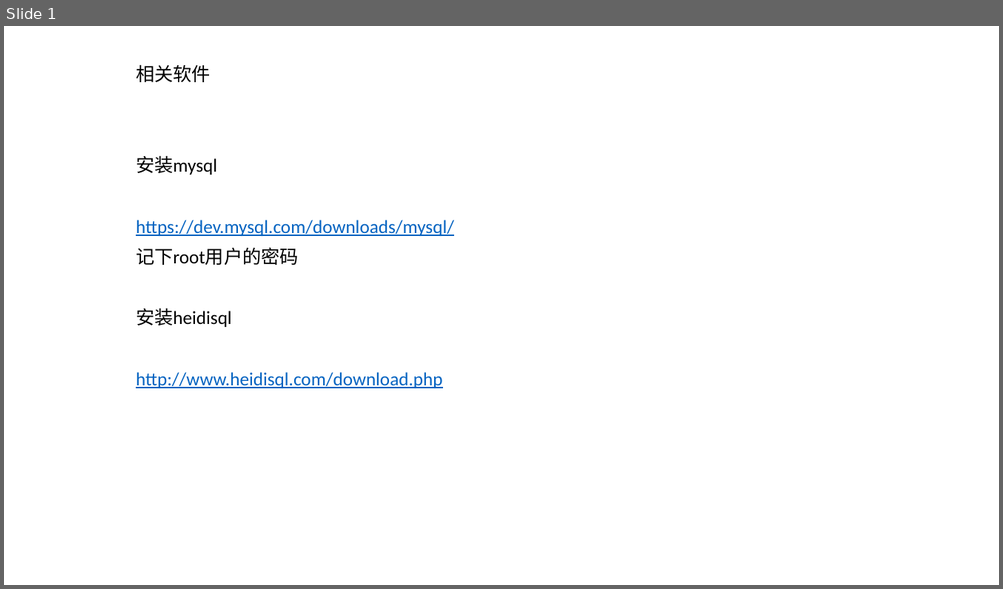
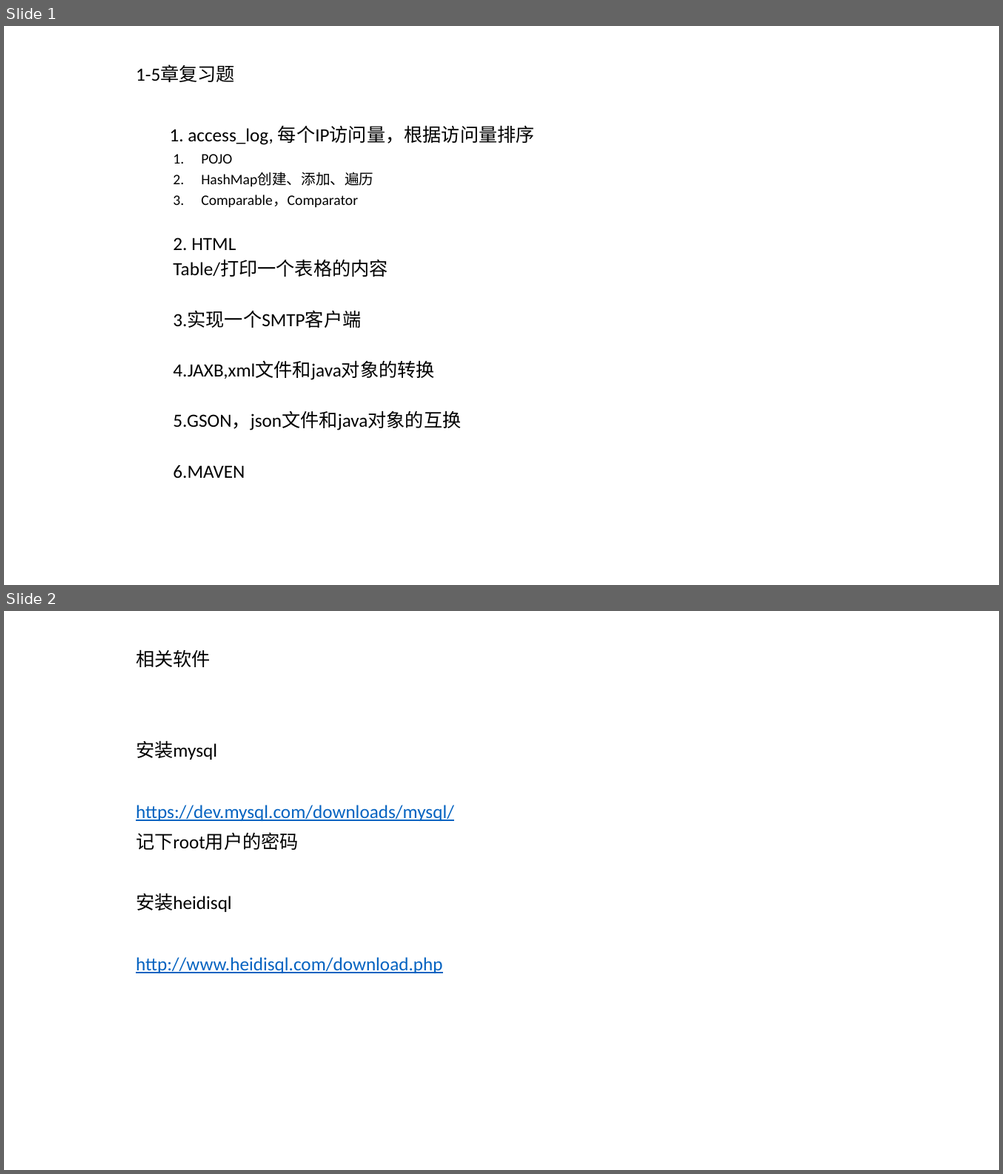
Before and after one commit to qianjinpeixun/RestSample, a slide deck: RestSample/java-docs/java2a/java-advance-section-6-database.pptx. Shown one above the other, each under a label of ours: slide 1 before the commit, slides 1 and 2 after it. The pictures are 1003x589 and 1003x1174 pixels, drawn with LibreOffice and Linux fonts; fonts in the diff are those of the drawing. Boxes give left, top, right and bottom in pixels: in the first picture for what was removed or moved away, otherwise in the second. Text is boxed around its words. In the diff, an @@ line names an element or a change of style, - is before the commit and + after.

```diff
--- a/RestSample/java-docs/java2a/java-advance-section-6-database.pptx
+++ b/RestSample/java-docs/java2a/java-advance-section-6-database.pptx
@@ slide 1 added at (4, 26, 999, 585), background #FFFFFF @@
@@ subtitle added at (136, 65, 535, 479), 18 pt, text #000000 @@
+1-5章复习题
+1. access_log, 每个IP访问量，根据访问量排序
+  1. POJO
+  2. HashMap创建、添加、遍历
+  3. Comparable，Comparator
+  2. HTML
+  Table/打印一个表格的内容
+  3.实现一个SMTP客户端
+  4.JAXB,xml文件和java对象的转换
+  5.GSON，json文件和java对象的互换
+  6.MAVEN
@@ what was slide 1 is now slide 2 @@
```
Also in this commit, not shown: 14 other files.
